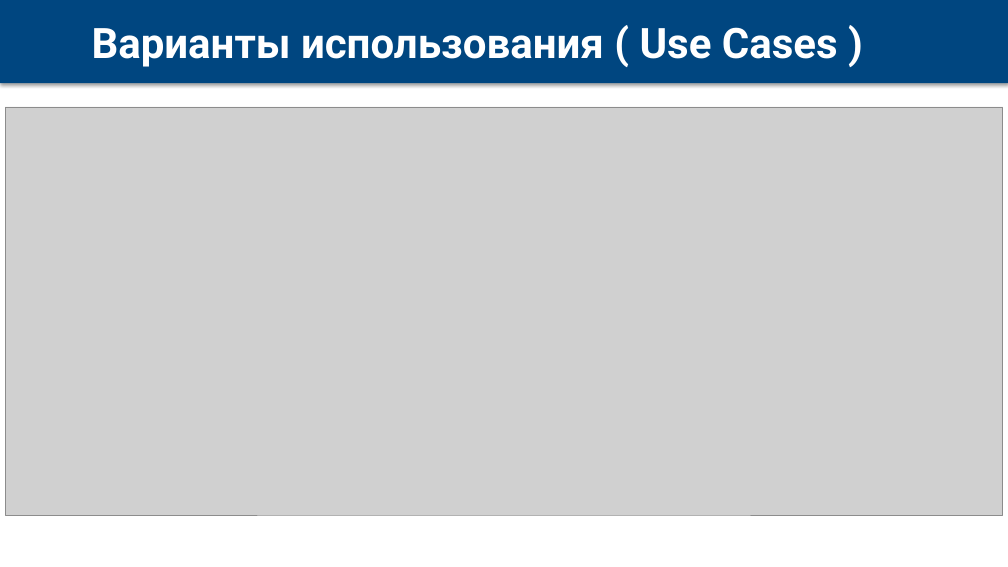
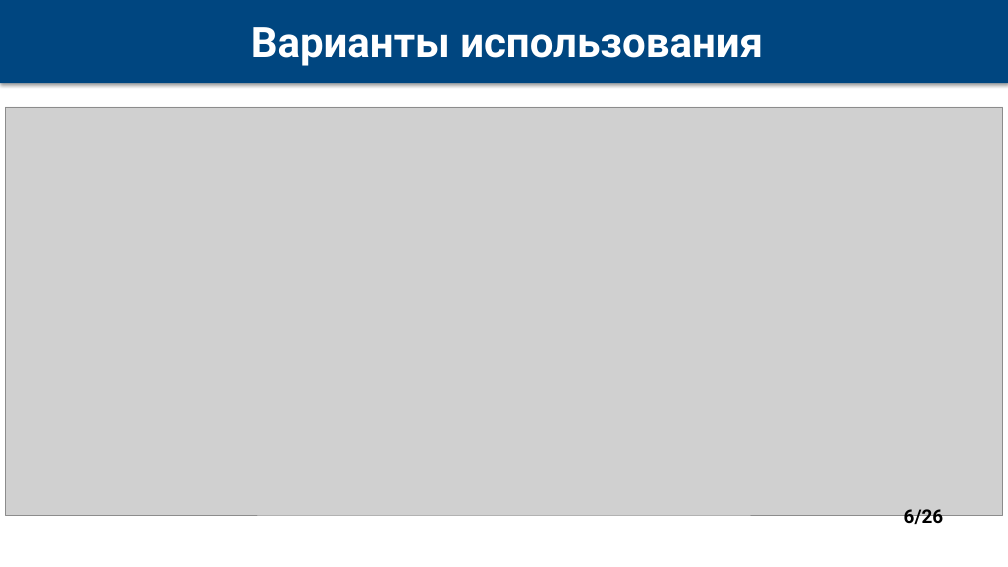
Before and after one commit to dulumdomdom/Nothing, a slide deck: slide 6 of MDM_Presentation.pptx (slide 12 before the commit). Drawn at 1008x567 pixels with LibreOffice and Linux fonts; fonts in the diff are those of the drawing; grey boxes stand for pictures. Boxes give left, top, right and bottom in pixels: in the first picture for what was removed or moved away, otherwise in the second. Text is boxed around its words. In the diff, an @@ line names an element or a change of style, - is before the commit and + after.

```diff
--- a/MDM_Presentation.pptx
+++ b/MDM_Presentation.pptx
@@ text at (251, 27, 763, 66): text changed @@
-Варианты использования ( Use Cases )
+Варианты использования
@@ page number added at (904, 509, 944, 528), 18 pt, text #000000, bold @@
+6/26
```
Also in this commit, not shown: 19 other slides changed, 5 slides added, 4 slides removed, 1 other file.
